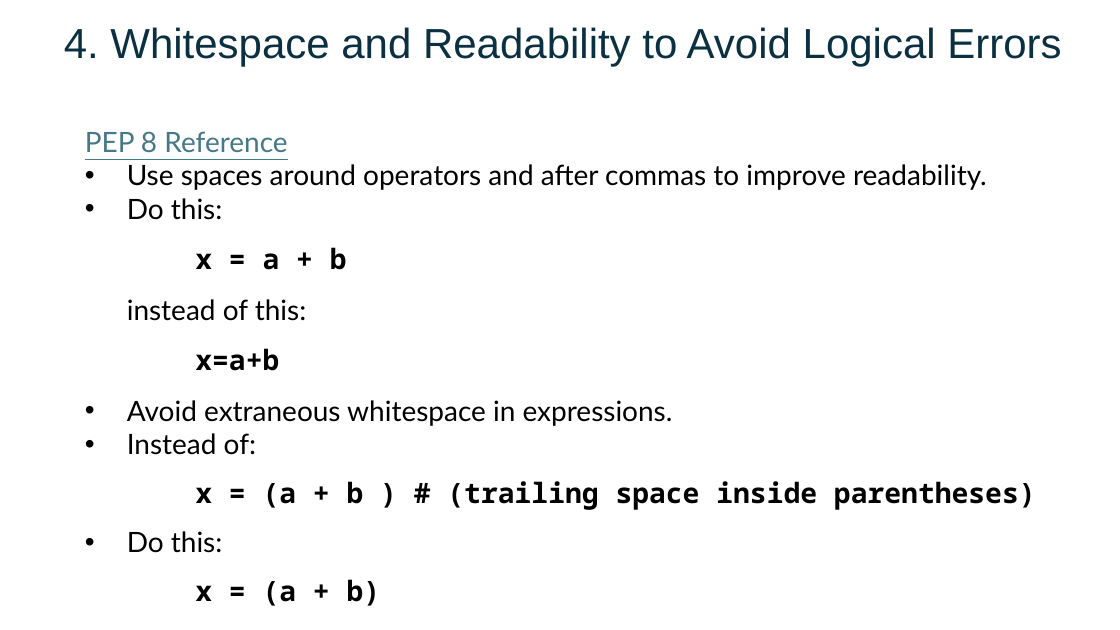
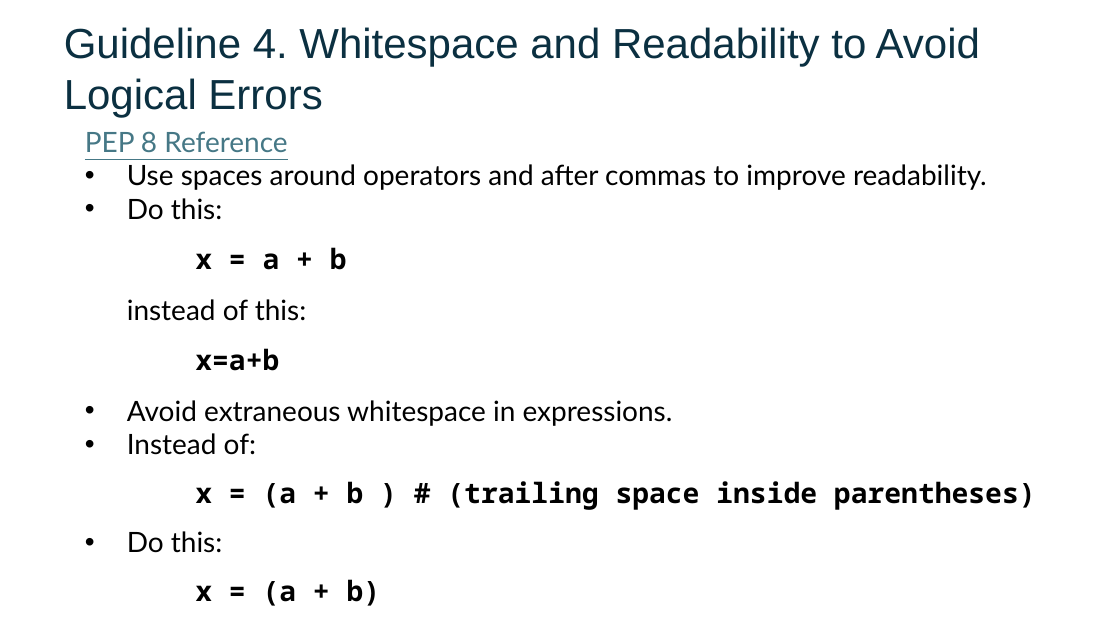
Before and after one commit to FSCJ-FacultyDev/SWC-Columbus-2025, a slide deck: slide 32 of Slides-Day1.pptx. Drawn at 1120x630 pixels with LibreOffice and Linux fonts; fonts in the diff are those of the drawing; background and template pictures are left out. Boxes give left, top, right and bottom in pixels: in the first picture for what was removed or moved away, otherwise in the second. Text is boxed around its words. In the diff, an @@ line names an element or a change of style, - is before the commit and + after.

```diff
--- a/Slides-Day1.pptx
+++ b/Slides-Day1.pptx
@@ text at (64,27,980,117): text changed @@
-4. Whitespace and Readability to Avoid Logical Errors
+Guideline 4. Whitespace and Readability to Avoid Logical Errors
```
Also in this commit, not shown: 7 other slides changed, 2 other files.
